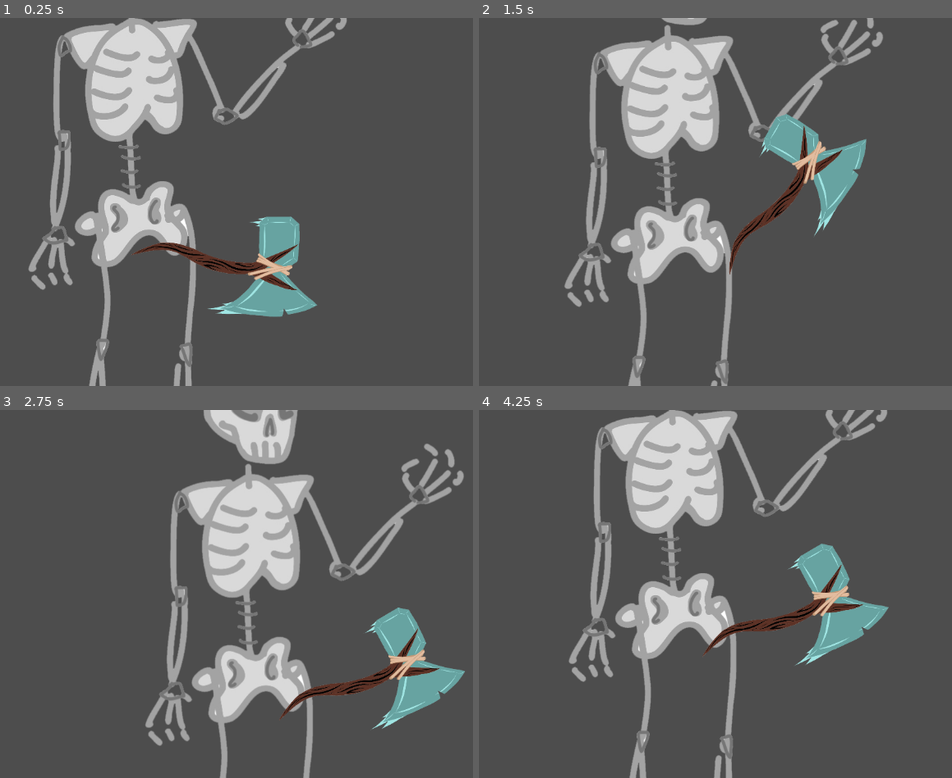
Above: before the commit, frames 1-4 (two rows, left to right).
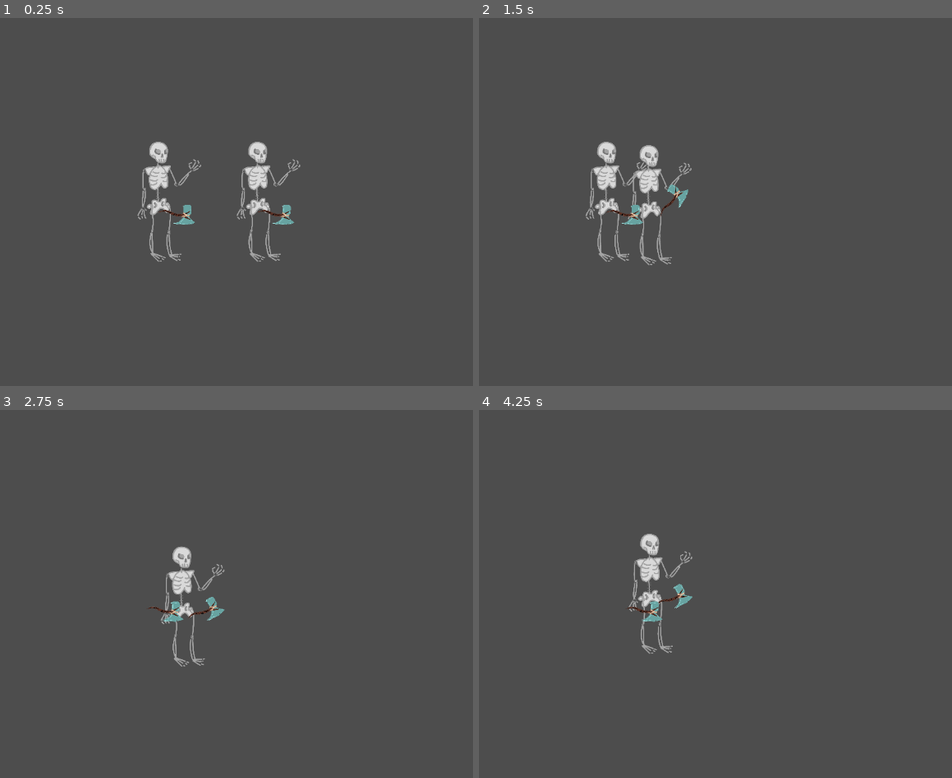
Above: after the commit, the same moments.

Repository: RNSM-Games/godot-gmtk-jam-2023
Game: Godot game, scene res://scenes/Test.tscn
The game is run twice, just before and just after one commit, with the same random seed, the same clock (stepped at 60 frames per second) and the same inputs. This scene is started directly instead of the project's main scene.
Inputs (mouse positions are in pixels of both pictures, inside the frame that each line leads up to):
- Up to frame 1 (0.25 s): no input
- Up to frame 2 (1.5 s): move the mouse to (786, 183) at 0.52 s; hold Right (right) 0.53-1.28 s; hold Right mouse button (Ability) 0.53-1.28 s; click (786, 183) at 0.8 s; move the mouse to (512, 220) at 1.27 s; hold Down (down) from 1.28 s (still down); click (512, 220) at 1.35 s
- Up to frame 3 (2.75 s): right-click (33, 612) at 1.55 s; move the mouse to (231, 513) at 2.02 s; release Down (down) at 2.03 s; hold Right (right) from 2.03 s (still down); hold Right mouse button (Ability) from 2.03 s (still down); click (231, 513) at 2.3 s
- Up to frame 4 (4.25 s): move the mouse to (611, 667) at 2.77 s; release Right (right) at 2.78 s; release Right mouse button (Ability) at 2.78 s; hold Up (up) 2.78-3.53 s; click (611, 667) at 2.85 s; right-click (611, 667) at 3.05 s; move the mouse to (838, 649) at 3.52 s; hold Left (left) from 3.53 s (still down); hold Right mouse button (Ability) from 3.53 s (still down); click (838, 649) at 3.8 s

The runs differ from the first frame. In frame 1, 20% of the frame differs, in the area x 5-74%, y 0-100%; in frame 2, 19%; in frame 3, 21%, in the area x 30-99%, y 0-100%; in frame 4, 19%.
Error after the commit: Invalid access to property or key 'health' on a base object of type 'previously freed'. (res://scripts/Enemy/States/Chase.gd:24)

Commit message:
mostly working

Diff:
--- /dev/null
+++ b/scenes/Abilities/EnemyStateSystem.tscn
@@ -0,0 +1,19 @@
+[gd_scene load_steps=5 format=3 uid="uid://cpdkwg7vsst2"]
+
+[ext_resource type="Script" path="res://scripts/StateMachine.gd" id="1_e5ago"]
+[ext_resource type="Script" path="res://scripts/Enemy/States/Chase.gd" id="2_fjifn"]
+[ext_resource type="Script" path="res://scripts/Enemy/States/Attack.gd" id="3_ksmg3"]
+[ext_resource type="Script" path="res://scripts/Enemy/States/UseAbility.gd" id="4_clo4x"]
+
+[node name="EnemyStateSystem" type="Node" node_paths=PackedStringArray("current_state")]
+script = ExtResource("1_e5ago")
+current_state = NodePath("Chase")
+
+[node name="Chase" type="Node" parent="."]
+script = ExtResource("2_fjifn")
+
+[node name="Attack" type="Node" parent="."]
+script = ExtResource("3_ksmg3")
+
+[node name="UseAbility" type="Node" parent="."]
+script = ExtResource("4_clo4x")
--- a/scenes/Creatures/orc.tscn
+++ b/scenes/Creatures/orc.tscn
@@ -9,7 +9,7 @@
 [sub_resource type="CircleShape2D" id="CircleShape2D_3x2rt"]
 radius = 442.12
 
-[node name="Orc" type="CharacterBody2D" node_paths=PackedStringArray("body")]
+[node name="Orc" type="CharacterBody2D" node_paths=PackedStringArray("body") groups=["player"]]
 script = ExtResource("1_xtit3")
 body = NodePath("Body")
 
--- a/scenes/Test.tscn
+++ b/scenes/Test.tscn
@@ -1,9 +1,14 @@
-[gd_scene load_steps=2 format=3 uid="uid://baeucdnt8e717"]
+[gd_scene load_steps=3 format=3 uid="uid://baeucdnt8e717"]
 
 [ext_resource type="PackedScene" uid="uid://7akb8ba62jlv" path="res://scenes/Creatures/orc.tscn" id="1_arwb7"]
+[ext_resource type="PackedScene" uid="uid://u35x2pdhbtgs" path="res://scenes/enemyorc.tscn" id="2_660j7"]
 
 [node name="Test" type="Node"]
 
 [node name="Camera2D" type="Camera2D" parent="."]
+zoom = Vector2(0.2, 0.2)
 
 [node name="Orc" parent="." instance=ExtResource("1_arwb7")]
+
+[node name="EnemyOrc" parent="." instance=ExtResource("2_660j7")]
+position = Vector2(906, 0)
--- /dev/null
+++ b/scenes/enemyorc.tscn
@@ -0,0 +1,46 @@
+[gd_scene load_steps=8 format=3 uid="uid://u35x2pdhbtgs"]
+
+[ext_resource type="Script" path="res://scripts/Enemy/EnemyController.gd" id="1_oyvmp"]
+[ext_resource type="Script" path="res://scripts/Creature/Creatures/Creature.gd" id="2_jbdul"]
+[ext_resource type="Texture2D" uid="uid://umpmllmshnjx" path="res://assets/skelly.png" id="3_8ujkp"]
+[ext_resource type="PackedScene" uid="uid://bqfwsrqxa22ff" path="res://scenes/Abilities/Dodge.tscn" id="4_jwa5x"]
+[ext_resource type="PackedScene" uid="uid://yfhox77or57c" path="res://scenes/melee_weapon.tscn" id="6_oedsm"]
+[ext_resource type="PackedScene" uid="uid://cpdkwg7vsst2" path="res://scenes/Abilities/EnemyStateSystem.tscn" id="7_uqh8o"]
+
+[sub_resource type="CircleShape2D" id="CircleShape2D_3x2rt"]
+radius = 442.12
+
+[node name="EnemyOrc" type="CharacterBody2D" node_paths=PackedStringArray("body") groups=["entity"]]
+script = ExtResource("1_oyvmp")
+body = NodePath(".")
+
+[node name="Body" type="Node2D" parent="." node_paths=PackedStringArray("weapon", "ability", "sprite")]
+script = ExtResource("2_jbdul")
+weapon = NodePath("../Weapon/MeleeWeapon")
+ability = NodePath("../Ability/Dodge")
+health = 10
+damage = 10.0
+speed = 150.0
+sprite = NodePath("Sprite2D")
+
+[node name="Sprite2D" type="Sprite2D" parent="Body"]
+texture = ExtResource("3_8ujkp")
+
+[node name="Ability" type="Node2D" parent="."]
+
+[node name="Dodge" parent="Ability" node_paths=PackedStringArray("hitbox") instance=ExtResource("4_jwa5x")]
+hitbox = NodePath("../../Collider/Hitbox")
+
+[node name="Weapon" type="Node2D" parent="."]
+
+[node name="MeleeWeapon" parent="Weapon" node_paths=PackedStringArray("hitbox") instance=ExtResource("6_oedsm")]
+position = Vector2(0, 1)
+hitbox = NodePath("../../Collider/Hitbox")
+
+[node name="Collider" type="RigidBody2D" parent="."]
+gravity_scale = 0.0
+
+[node name="Hitbox" type="CollisionShape2D" parent="Collider"]
+shape = SubResource("CircleShape2D_3x2rt")
+
+[node name="EnemyStateSystem" parent="." instance=ExtResource("7_uqh8o")]
--- /dev/null
+++ b/scripts/Enemy/EnemyController.gd
@@ -0,0 +1 @@
+extends MovementController
--- /dev/null
+++ b/scripts/Enemy/States/Attack.gd
@@ -0,0 +1,15 @@
+extends State
+class_name Attack
+
+func enter():
+	enemy.attack()
+
+func exit():
+	pass
+
+func update(delta : float):
+	transitioned.emit(self, "chase")
+
+
+func process_physics(delta : float):
+	pass
--- /dev/null
+++ b/scripts/Enemy/States/Chase.gd
@@ -0,0 +1,46 @@
+extends State
+class_name Chase
+
+@export var attack_radius : float
+
+var target : CharacterBody2D
+var rng = RandomNumberGenerator.new()
+
+func enter():
+	pass
+
+func exit():
+	pass
+
+func update(delta : float):
+	if !target:
+		target = get_tree().get_first_node_in_group("player")
+
+
+func process_physics(delta : float):
+	if !target:
+		return
+
+	print(enemy.health)
+	var dir = target.global_position - enemy_controller.global_position
+	enemy_controller.move_direction = dir.normalized()
+
+	if dir.length() < attack_radius:
+		if enemy.health <= 50:
+			var my_random_number = rng.randi_range(1, 100)
+			if my_random_number == 1:
+				enemy_controller.move_direction = -enemy_controller.move_direction
+				transitioned.emit(self, "useability")
+				return
+
+		transitioned.emit(self, "attack")
+		return
+	elif dir.length() > attack_radius * 3:
+		var my_random_number = rng.randi_range(1, 100)
+
+		if my_random_number == 1:
+			transitioned.emit(self, "useability")
+			return
+
+	if(enemy_controller.can_move):
+		enemy_controller.move(enemy.speed, enemy_controller.move_direction)
--- /dev/null
+++ b/scripts/Enemy/States/UseAbility.gd
@@ -0,0 +1,15 @@
+extends State
+class_name UseAbility
+
+func enter():
+	enemy.use_ability()
+
+func exit():
+	pass
+
+func update(delta : float):
+	transitioned.emit(self, "chase")
+
+
+func process_physics(delta : float):
+	pass
--- a/scripts/Equippable/MeleeWeapon.gd
+++ b/scripts/Equippable/MeleeWeapon.gd
@@ -13,4 +13,4 @@
 
 func _on_area_2d_body_entered(body):
 	if body.get_parent().is_in_group("entity"):
-		body.get_parent().get_hit(self.attack_damage)
+		body.get_parent().get_node("Body").get_hit(self.attack_damage)
--- /dev/null
+++ b/scripts/State.gd
@@ -0,0 +1,26 @@
+extends Node
+class_name State
+
+@export var enemy_controller : CharacterBody2D
+@export var enemy : Node2D
+
+signal transitioned
+
+func do_setup():
+	enemy_controller = get_parent().enemy_controller
+	enemy = get_parent().enemy
+
+func _ready():
+	call_deferred("do_setup")
+
+func enter():
+	pass
+
+func exit():
+	pass
+
+func update(delta : float):
+	pass
+
+func process_physics(delta : float):
+	pass
--- /dev/null
+++ b/scripts/StateMachine.gd
@@ -0,0 +1,44 @@
+extends Node
+class_name StateMachine
+
+# change from enemy
+var enemy_controller : CharacterBody2D
+var enemy : Node2D
+
+@export var current_state : State
+var states : Dictionary
+
+func _ready():
+	assert(get_parent().move, "must have controller")
+	enemy_controller = get_parent()
+
+	assert(get_parent().get_node("Body").speed, "must have controller")
+	enemy = get_parent().get_node("Body")
+
+	for child in get_children():
+		if child is State:
+			states[child.name.to_lower()] = child
+			child.transitioned.connect(on_state_transition)
+
+
+func _physics_process(delta):
+	if current_state:
+		current_state.process_physics(delta)
+
+func _process(delta):
+	if current_state:
+		current_state.update(delta)
+
+func on_state_transition(state, new_state_name):
+	if current_state != state:
+		return
+
+	var newState = states.get(new_state_name.to_lower())
+	if !newState:
+		return
+
+	if current_state:
+		current_state.exit()
+
+	newState.enter()
+	current_state = newState
